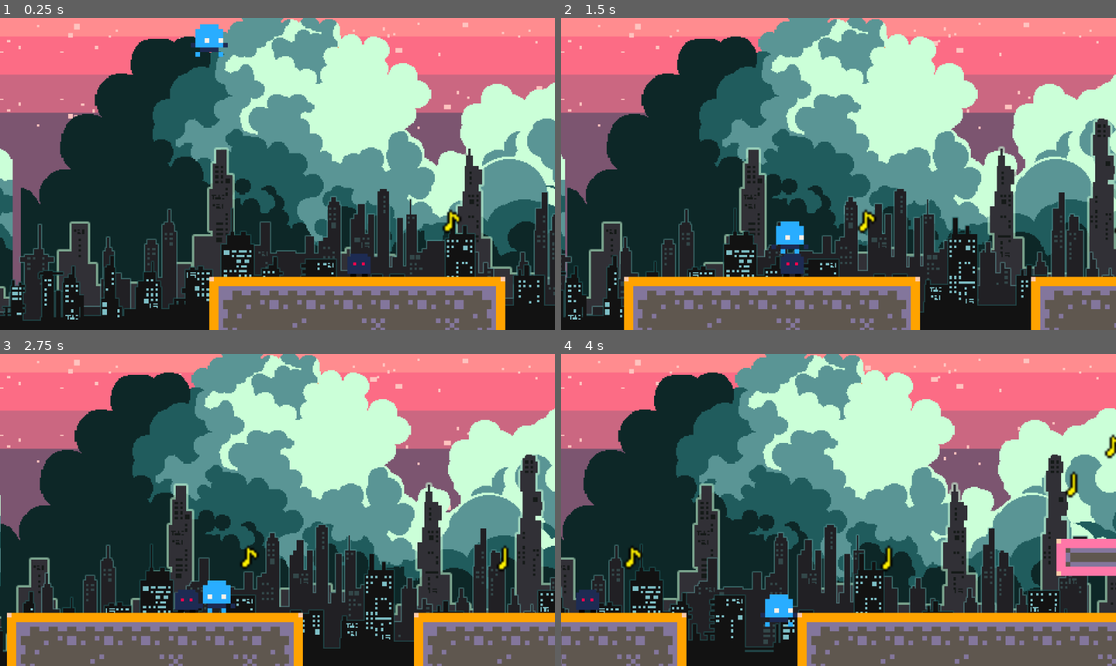
Above: before the commit, frames 1-4 (two rows, left to right).
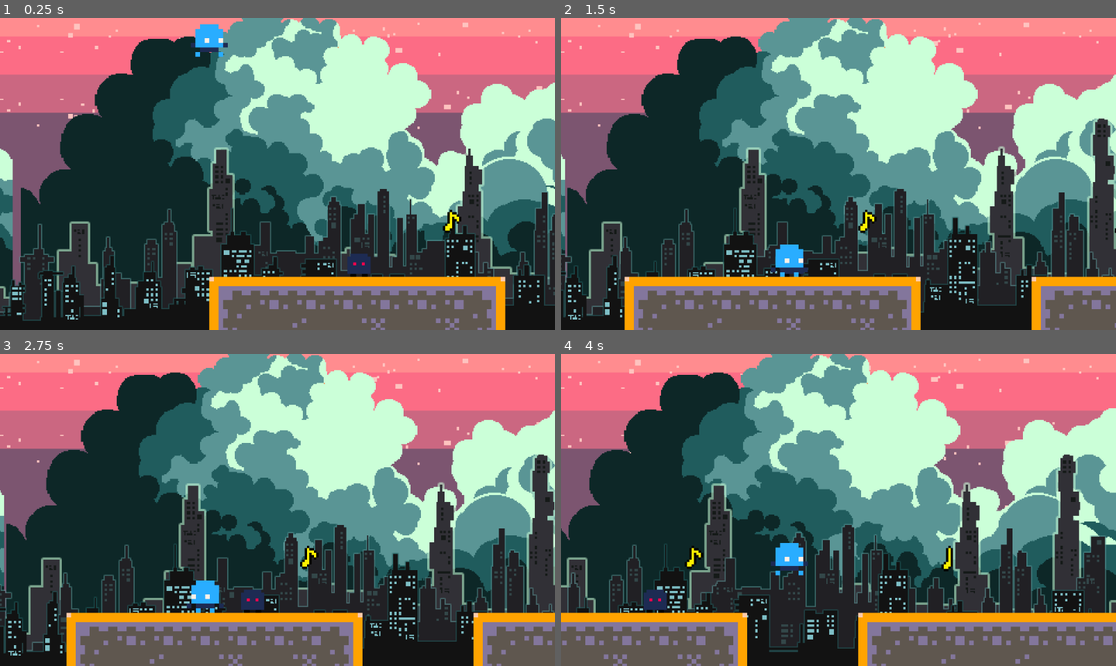
Above: after the commit, the same moments.

Repository: FerenczHollander/webcie-game-jam
Game: Godot game, scene res://level/dummy_level/dummy_level.tscn
The game is run twice, just before and just after one commit, with the same random seed, the same clock (stepped at 60 frames per second) and the same inputs.
Inputs:
- Up to frame 1 (0.25 s): no input
- Up to frame 2 (1.5 s): tap Enter (ui_accept) at 0.5, 0.77 s; hold Right (ui_right) from 0.53 s (still down)
- Up to frame 3 (2.75 s): tap Enter (ui_accept) at 1.52 s; release Right (ui_right) at 2.03 s; hold Left (ui_left) from 2.03 s (still down)
- Up to frame 4 (4 s): release Left (ui_left) at 2.78 s; hold Right (ui_right) from 2.78 s (still down); tap Enter (ui_accept) at 3.02, 3.77 s

The runs differ from the first frame. In frame 1, 0.1% of the frame differs, in the area x 79-84%, y 61-69%; in frame 2, 1.4%; in frame 3, 28%, in the area x 0-100%, y 0-100%; in frame 4, 27%.

Commit message:
Player goes through enemy

Diff:
--- a/Enemy/Enemy.tscn
+++ b/Enemy/Enemy.tscn
@@ -6,6 +6,8 @@
 size = Vector2(8, 8)
 
 [node name="Enemy" type="CharacterBody2D"]
+collision_layer = 2
+collision_mask = 2
 script = ExtResource("1_j8aiv")
 
 [node name="AnimatedSprite2D" type="AnimatedSprite2D" parent="."]
--- a/level/dummy_level/dummy_level.tscn
+++ b/level/dummy_level/dummy_level.tscn
@@ -27,6 +27,7 @@
 [node name="Level" instance=ExtResource("1_t3i1a")]
 
 [node name="Dummy Player" parent="." index="0" instance=ExtResource("2_45cvt")]
+z_index = 1
 scale = Vector2(8, 8)
 
 [node name="Enemy" parent="." index="1" instance=ExtResource("3_g8dif")]
@@ -42,7 +43,13 @@
 scale = Vector2(8, 8)
 tile_map_data = PackedByteArray("AAABAAcAAAAEAAIAAAACAAcAAAAEAAIAAAADAAcAAAAEAAIAAAAEAAcAAAAEAAIAAAAFAAcAAAAEAAIAAAAGAA …(3216 unchanged characters)…
 
-[node name="ParallaxBackground" parent="." index="4"]
+[node name="TileMapLayer2" type="TileMapLayer" parent="." index="4"]
+texture_filter = 1
+scale = Vector2(4, 4)
+tile_map_data = PackedByteArray("AAANAAUAAAAAAAAAAAASAAMAAAAAAAAAAAATAAIAAQAAAAAAAAAGAAUAAQAAAAAAAAAbAAUAAQAAAAAAAAAcAAUAAQAAAAAAAAAfAAUAAAAAAAAAAAAjAAUAAAAAAAAAAAAVAAMAAAAAAAAAAAAUAAIAAQAAAAAAAAAoAAYAAAAAAAAAAAA=")
+tile_set = SubResource("TileSet_qoo72")
+
+[node name="ParallaxBackground" parent="." index="5"]
 offset = Vector2(600, 300)
 scale = Vector2(2, 2)
 transform = Transform2D(2, 0, 0, 2, 600, 300)
@@ -94,8 +101,3 @@
 
 [node name="Sprite2D" type="Sprite2D" parent="ParallaxBackground/-1" index="0"]
 texture = ExtResource("7_ixcyy")
-
-[node name="TileMapLayer2" type="TileMapLayer" parent="." index="4"]
-scale = Vector2(4, 4)
-tile_map_data = PackedByteArray("AAANAAUAAAAAAAAAAAASAAMAAAAAAAAAAAATAAIAAQAAAAAAAAAGAAUAAQAAAAAAAAAbAAUAAQAAAAAAAAAcAAUAAQAAAAAAAAAfAAUAAAAAAAAAAAAjAAUAAAAAAAAAAAAVAAMAAAAAAAAAAAAUAAIAAQAAAAAAAAAoAAYAAAAAAAAAAAA=")
-tile_set = SubResource("TileSet_qoo72")
--- a/level/level.tscn
+++ b/level/level.tscn
@@ -15,9 +15,7 @@
 5:0/0 = 0
 5:0/0/physics_layer_0/polygon_0/points = PackedVector2Array(-4, -4, 4, -4, 4, 4, -4, 4)
 6:0/0 = 0
-6:0/0/physics_layer_0/polygon_0/points = PackedVector2Array(4, -4, 4, 4, -4, 4)
 7:0/0 = 0
-7:0/0/physics_layer_0/polygon_0/points = PackedVector2Array(-4, -4, 4, 4, -4, 4)
 8:0/0 = 0
 9:0/0 = 0
 10:0/0 = 0
@@ -27,9 +25,7 @@
 12:0/0 = 0
 12:0/0/physics_layer_0/polygon_0/points = PackedVector2Array(-4, -4, 4, -4, 4, 4, -4, 4)
 13:0/0 = 0
-13:0/0/physics_layer_0/polygon_0/points = PackedVector2Array(4, 4, 4, -4, -4, 4)
 14:0/0 = 0
-14:0/0/physics_layer_0/polygon_0/points = PackedVector2Array(-4, -4, 4, 4, -4, 4)
 0:1/0 = 0
 1:1/0 = 0
 2:1/0 = 0
@@ -73,7 +69,6 @@
 10:2/0 = 0
 10:2/0/physics_layer_0/polygon_0/points = PackedVector2Array(-4, -4, 4, -4, 4, 4, -4, 4)
 11:2/0 = 0
-11:2/0/physics_layer_0/polygon_0/points = PackedVector2Array(-4, -4, 4, -4, 4, 4, -4, 4)
 12:2/0 = 0
 12:2/0/physics_layer_0/polygon_0/points = PackedVector2Array(-4, -4, 4, -4, 4, 4, -4, 4)
 13:2/0 = 0
@@ -91,9 +86,7 @@
 5:3/0 = 0
 5:3/0/physics_layer_0/polygon_0/points = PackedVector2Array(-4, -4, 4, -4, 4, 4, -4, 4)
 6:3/0 = 0
-6:3/0/physics_layer_0/polygon_0/points = PackedVector2Array(4, 4, 4, -4, -4, -4)
 7:3/0 = 0
-7:3/0/physics_layer_0/polygon_0/points = PackedVector2Array(-4, -4, 4, -4, -4, 4)
 8:3/0 = 0
 9:3/0 = 0
 9:3/0/physics_layer_0/polygon_0/points = PackedVector2Array(-4, -4, 4, -4, 4, 4, -4, 4)
@@ -104,9 +97,7 @@
 12:3/0 = 0
 12:3/0/physics_layer_0/polygon_0/points = PackedVector2Array(-4, -4, 4, -4, 4, 4, -4, 4)
 13:3/0 = 0
-13:3/0/physics_layer_0/polygon_0/points = PackedVector2Array(4, 4, 4, -4, -4, -4)
 14:3/0 = 0
-14:3/0/physics_layer_0/polygon_0/points = PackedVector2Array(-4, -4, 4, -4, -4, 4)
 0:4/0 = 0
 1:4/0 = 0
 2:4/0 = 0
@@ -213,7 +204,8 @@
 
 [sub_resource type="TileSet" id="TileSet_b440w"]
 tile_size = Vector2i(8, 8)
-physics_layer_0/collision_layer = 1
+physics_layer_0/collision_layer = 3
+physics_layer_0/collision_mask = 3
 sources/0 = SubResource("TileSetAtlasSource_ewsnu")
 
 [node name="Level" type="Node2D"]
Not shown: 1 places in level/dummy_level/dummy_level.tscn that only renumber resources
